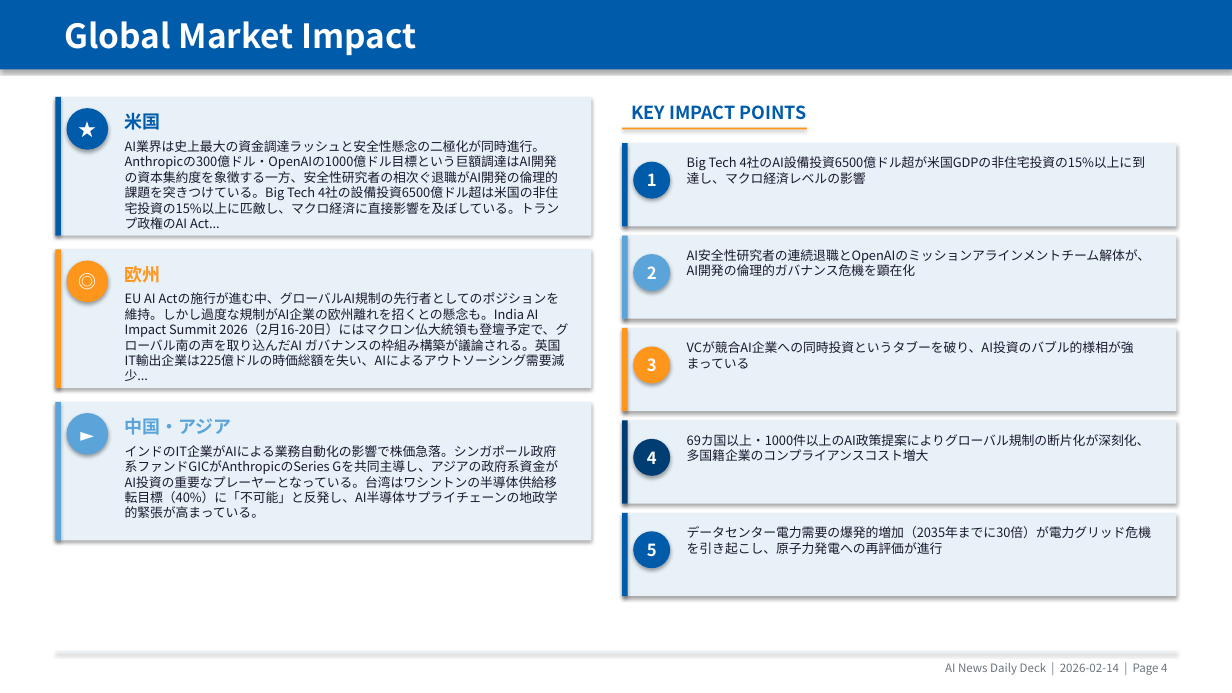
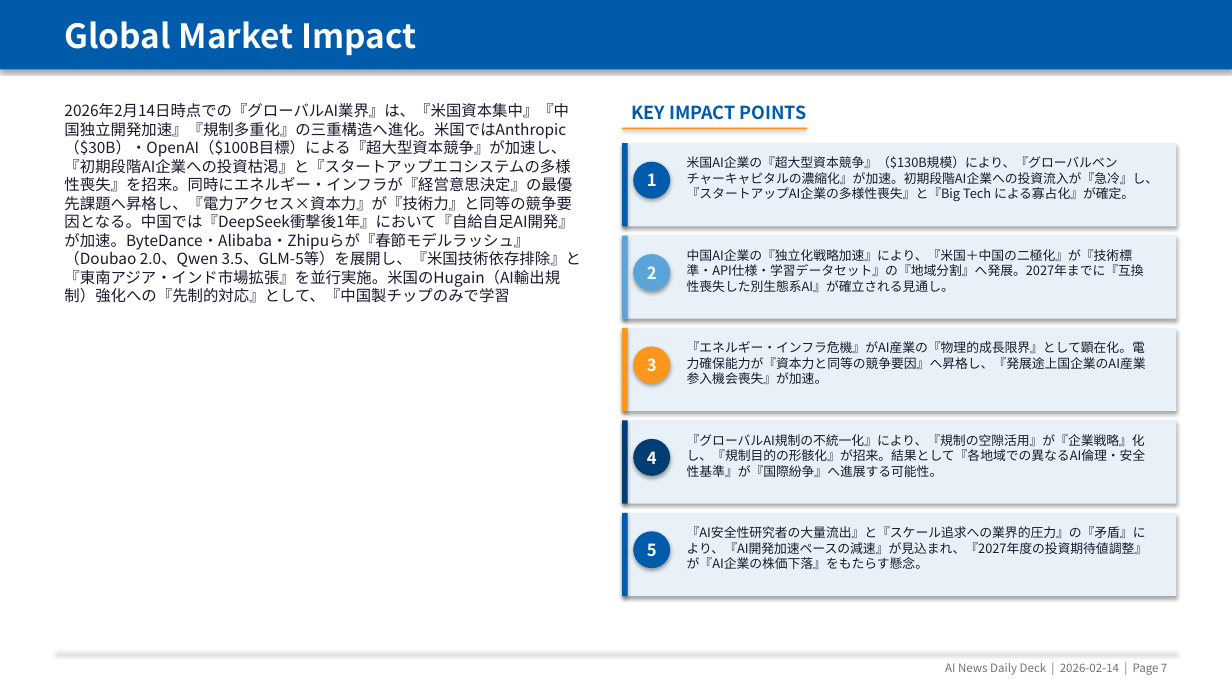
Before and after one commit to chel2311/ai-news-deck-reports, a slide deck: slide 8 of 2026-02-14/report_2026-02-14.pptx (slide 5 before the commit). Drawn at 1232x693 pixels with LibreOffice and Linux fonts; fonts in the diff are those of the drawing. Boxes give left, top, right and bottom in pixels: in the first picture for what was removed or moved away, otherwise in the second. Text is boxed around its words. In the diff, an @@ line names an element or a change of style, - is before the commit and + after.

Commit message:
Add 2026-02-14 daily report

```diff
--- a/2026-02-14/report_2026-02-14.pptx
+++ b/2026-02-14/report_2026-02-14.pptx
@@ rectangle removed at [55,97,592,236] @@
@@ rectangle removed at [55,97,61,236] @@
@@ text added at [64,103,581,303], 12 pt, text #1A1A2E @@
+2026年2月14日時点での『グローバルAI業界』は、『米国資本集中』『中国独立開発加速』『規制多重化』の三重構造へ進化。米国ではAnthropic（$30B）・OpenAI（$100B目標）による『超大型資本競争』が加速し、『初期段階AI企業への投資枯渇』と『スタートアップエコシステムの多様性喪失』を招来。同時にエネルギー・インフラが『経営意思決定』の最優先課題へ昇格し、『電力アクセス×資本力』が『技術力』と同等の競争要因となる。中国では『DeepSeek衝撃後1年』において『自給自足AI開発』が加速。ByteDance・Alibaba・Zhipuらが『春節モデルラッシュ』（Doubao 2.0、Qwen 3.5、GLM-5等）を展開し、『米国技術依存排除』と『東南アジア・インド市場拡張』を並行実施。米国のHugain（AI輸出規制）強化への『先制的対応』として、『中国製チップのみで学習
@@ ellipse removed at [67,108,108,150] @@
@@ text removed at [67,108,108,150] @@
-★
@@ text removed at [125,113,161,130] @@
-米国
@@ text removed at [125,140,560,229] @@
-AI業界は史上最大の資金調達ラッシュと安全性懸念の二極化が同時進行。Anthropicの300億ドル・OpenAIの1000億ドル目標という巨額調達はAI開発の資本集約度を象徴する一方、安全性研究者の相次ぐ退職がAI開発の倫理的課題を突きつけている。Big Tech 4社の設備投資6500億ドル超は米国の非住宅投資の15%以上に匹敵し、マクロ経済に直接影響を及ぼしている。トランプ政権のAI Act...
@@ text at [687,156,1159,201]: text changed @@
-Big Tech 4社のAI設備投資6500億ドル超が米国GDPの非住宅投資の15%以上に到達し、マクロ経済レベルの影響
+米国AI企業の『超大型資本競争』（$130B規模）により、『グローバルベンチャーキャピタルの濃縮化』が加速。初期段階AI企業への投資流入が『急冷』し、『スタートアップAI企業の多様性喪失』と『Big Tech による寡占化』が確定。
@@ rectangle removed at [55,250,592,388] @@
@@ rectangle removed at [55,250,61,388] @@
@@ ellipse removed at [67,261,108,302] @@
@@ text removed at [67,261,108,302] @@
-◎
@@ text removed at [125,266,161,283] @@
-欧州
@@ text at [687,249,1144,292]: text changed @@
-AI安全性研究者の連続退職とOpenAIのミッションアラインメントチーム解体が、AI開発の倫理的ガバナンス危機を顕在化
+中国AI企業の『独立化戦略加速』により、『米国＋中国の二極化』が『技術標準・API仕様・学習データセット』の『地域分割』へ発展。2027年までに『互換性喪失した別生態系AI』が確立される見通し。
@@ text removed at [125,292,568,370] @@
-EU AI Actの施行が進む中、グローバルAI規制の先行者としてのポジションを維持。しかし過度な規制がAI企業の欧州離れを招くとの懸念も。India AI Impact Summit 2026（2月16-20日）にはマクロン仏大統領も登壇予定で、グローバル南の声を取り込んだAI ガバナンスの枠組み構築が議論される。英国IT輸出企業は225億ドルの時価総額を失い、AIによるアウトソーシング需要減少...
@@ text at [687,341,1146,384]: text changed @@
-VCが競合AI企業への同時投資というタブーを破り、AI投資のバブル的様相が強まっている
+『エネルギー・インフラ危機』がAI産業の『物理的成長限界』として顕在化。電力確保能力が『資本力と同等の競争要因』へ昇格し、『発展途上国企業のAI産業参入機会喪失』が加速。
@@ rectangle removed at [55,402,592,541] @@
@@ rectangle removed at [55,402,61,541] @@
@@ ellipse removed at [67,413,108,455] @@
@@ text removed at [67,413,108,455] @@
-►
@@ text removed at [125,418,232,435] @@
-中国・アジア
@@ text removed at [125,445,558,518] @@
-インドのIT企業がAIによる業務自動化の影響で株価急落。シンガポール政府系ファンドGICがAnthropicのSeries Gを共同主導し、アジアの政府系資金がAI投資の重要なプレーヤーとなっている。台湾はワシントンの半導体供給移転目標（40%）に「不可能」と反発し、AI半導体サプライチェーンの地政学的緊張が高まっている。
@@ text at [687,434,1146,477]: text changed @@
-69カ国以上・1000件以上のAI政策提案によりグローバル規制の断片化が深刻化、多国籍企業のコンプライアンスコスト増大
+『グローバルAI規制の不統一化』により、『規制の空隙活用』が『企業戦略』化し、『規制目的の形骸化』が招来。結果として『各地域での異なるAI倫理・安全性基準』が『国際紛争』へ進展する可能性。
@@ text at [687,526,1147,569]: text changed @@
-データセンター電力需要の爆発的増加（2035年までに30倍）が電力グリッド危機を引き起こし、原子力発電への再評価が進行
+『AI安全性研究者の大量流出』と『スケール追求への業界的圧力』の『矛盾』により、『AI開発加速ペースの減速』が見込まれ、『2027年度の投資期待値調整』が『AI企業の株価下落』をもたらす懸念。
@@ text at [945,663,1167,675]: text changed @@
-AI News Daily Deck | 2026-02-14 | Page 4
+AI News Daily Deck | 2026-02-14 | Page 7
```
Also in this commit, not shown: 5 other slides changed, 6 slides added, 3 slides removed, 8 other files.
